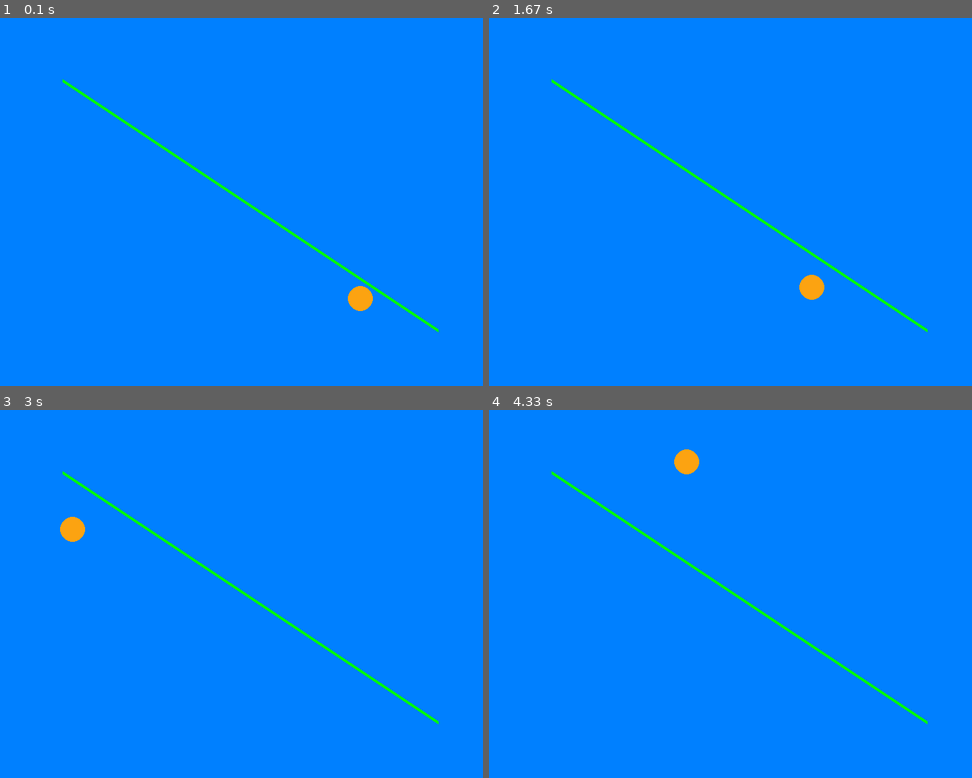
Above: before the commit, frames 1-4 (two rows, left to right).
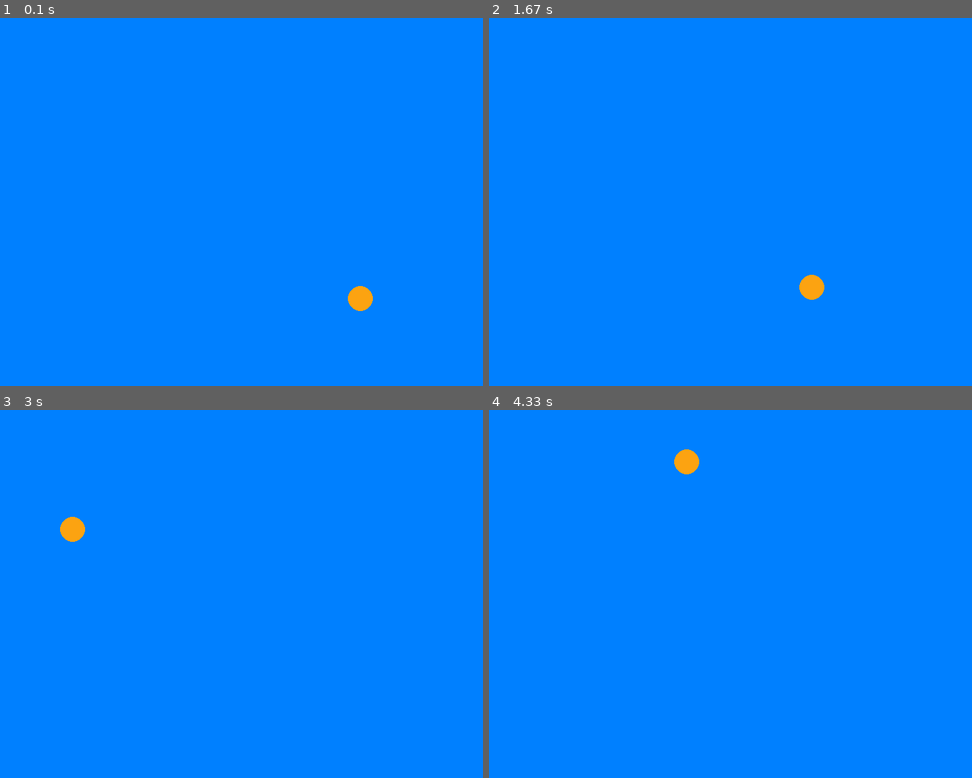
Above: after the commit, the same moments.

Repository: Roshan-1024/Pygame-Projects
Game: pygame game, started from Bouncy Ball/main.py
Same seed, same stepped clock (60 frames per second), same inputs: the game is played once before the commit and once after it.
Inputs:
- Up to frame 1 (0.1 s): no input
- Up to frame 2 (1.67 s): no input
- Up to frame 3 (3 s): no input
- Up to frame 4 (4.33 s): no input

The runs differ from the first frame. In frame 1, 0.7% of the frame differs, in the area x 12-91%, y 16-86%; in frame 2, 0.7%; in frame 3, 0.7%; in frame 4, 0.7%.

Commit message:
Renamed to Bouncy Ball and deleted the unwanted line in the file

Diff:
--- a/My first Pygame/main.py
+++ b/Bouncy Ball/main.py
@@ -44,8 +44,6 @@
     circle_x += speed_x*multiplier_x
     circle_y += speed_y*multiplier_y
     pygame.draw.circle(window, (252, 163, 17), (circle_x, circle_y), circle_r)
-    pygame.draw.line(window, (0, 255, 0), (100, 100), (700, 500), 5)
-
 
     pygame.display.flip()
     pygame.time.Clock().tick(60)  # Limit to 60 FPS
